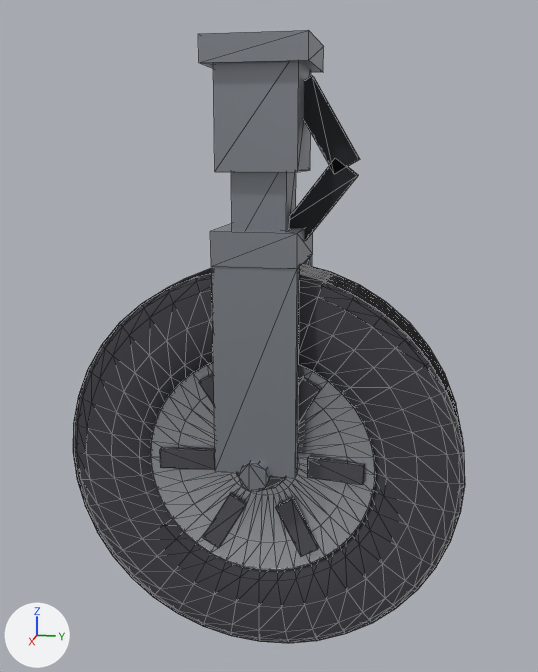
One commit to the glTF model models/wheel_spitfire.glb: the scene before it, then after it.
Camera for both pictures: a 50 mm lens placed at (1.629, 0.318, -0.216), pointed at (0.05, 0.002, -0.611). The axes (+X, +Y, +Z) are drawn at lower left. The lights are the same throughout. The first picture is the older version. Mesh edges are drawn as thin lines. Where no turn or scale is listed for an object, it has been applied to the vertices. Vertices at exactly the same position are counted once.

In view in the first picture: 'Leg', 'Wheel'.
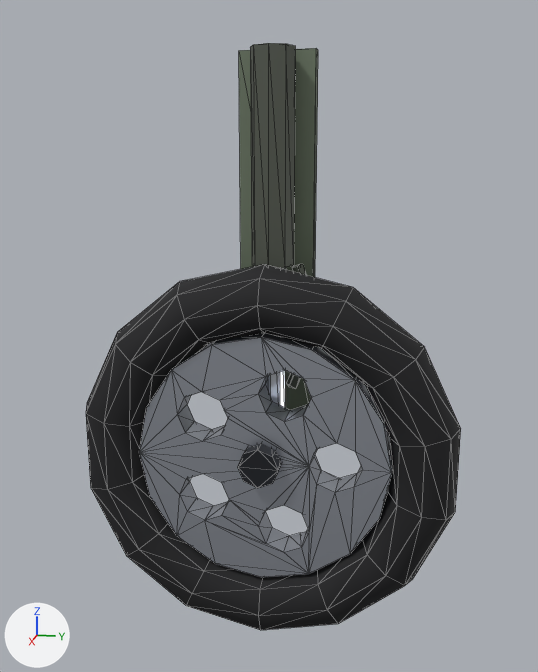
Location of each change, [x1, y1, x2, y2] in pixels of the pictures (538 x 672 px):
'Wheel', reshaped, moved: before [73, 264, 465, 643]; after [86, 264, 461, 630]
'Leg', no longer drawn: before [198, 30, 360, 492]
    faces in mat_strut (grey #999ea6): [198, 30, 324, 492]
    faces in mat_dark (black #1f2126): [290, 76, 360, 241]
'LegMesh', added: after [239, 43, 318, 410]
    faces in mat_gear_strut (dark grey #595e54): [250, 43, 306, 389]
    faces in mat_gear_fairing (grey #737f6b): [239, 48, 318, 410]
    faces in mat_gear_oleo (white #d9dee5): [265, 268, 286, 408]
part 1 of me_wheel_007, added (black): after [86, 264, 461, 630]
part 2 of me_wheel_007, added: after [238, 443, 281, 488]
part 3 of me_wheel_007, rebuilt (35% narrower, 36% shorter): before [73, 264, 465, 643]; after [139, 333, 392, 577]
part 4 of me_wheel_007, deleted: before [150, 362, 375, 570]

The change, as a list of edits to the scene's bpy script:
```text
Change me_wheel_007:
    used by ob_wheel; parent = ob_leg; location = (0.0, 0.0, -0.88)
    remove me_wheel_007.from_pydata(...)  # 1704 vertices, 3004 faces; spans x -0.1..0.069, y -0.435..0.435, z -0.435..0.435
    remove me_wheel_007.materials.append(mat_rubber)  # dark grey #3f3f45
    remove me_wheel_007.materials.append(mat_rim)  # white #dddfe7
    remove me_wheel_007.materials.append(mat_hub)  # grey #6c6c73
    remove me_wheel_007.materials.append(mat_dark)  # black #1f2126
    remove me_wheel_007.materials.append(mat_brake)  # dark grey #57524c
    add me_wheel_007.from_pydata(...)  # 247 vertices, 506 faces; spans x -0.075..0.075, y -0.424..0.424, z -0.435..0.435
    me_wheel_007 part 1: a new loose piece, a torus around x (ring radius 0.36, tube radius 0.075) spanning x -0.075..0.075, y -0.424..0.424, z -0.435..0.435, in mat_gear_rubber (black #19191c)
    me_wheel_007 part 2: a new loose piece, an 8-sided cylinder along x spanning x -0.055..0.075, y -0.045..0.045, z -0.045..0.045, in mat_gear_hub (dark grey #33363b)
    me_wheel_007 part 3: the loose piece of 1120 vertices spanning x -0.069..0.069, y -0.435..0.435, z -0.435..0.435 is rebuilt with 119 vertices and now spans x -0.038..0.038, y -0.285..0.285, z -0.285..0.285, in mat_gear_rim (light grey #b8bdc7)
    me_wheel_007 part 4: 13 loose pieces with 584 vertices, spanning x -0.1..0.064, y -0.25..0.25, z -0.25..0.25, are deleted
    add me_wheel_007.materials.append(mat_gear_rubber)  # black #19191c
    add me_wheel_007.materials.append(mat_gear_rim)  # light grey #b8bdc7
    add me_wheel_007.materials.append(mat_gear_hub)  # dark grey #33363b
Change ob_leg:
    ob_leg: bpy.data.objects.new('Leg', me_leg_007) -> bpy.data.objects.new('Leg', None)
    ob_leg.parent: ob_wheel_spitfire -> ob_pivot_spit
    ob_leg.location: (0.0, 0.0, 0.88) -> (0.0, 0.0, 0.0)
Change ob_wheel:
    ob_wheel.location: (0.0, 0.0, -0.88) -> (0.09, 0.0, -0.88)
Add ob_pivot_spit:
    ob_pivot_spit = bpy.data.objects.new('Pivot_spit', None)
    ob_pivot_spit.parent = ob_root_spit
    ob_pivot_spit.location = (0.0, 0.0, 0.0)
    ob_pivot_spit.rotation_euler = (0.0, 0.00276, 0.0)  # degrees (0, 0.2, 0)
Add ob_root_spit:
    ob_root_spit = bpy.data.objects.new('Root_spit', None)
    ob_root_spit.location = (0.0, 0.0, 0.0)
Add ob_legmesh:
    ob_legmesh = bpy.data.objects.new('LegMesh', me_spitgear_001)  # 72 vertices, 120 faces; spans x -0.083..0.108, y -0.085..0.113, z -0.906..0.0; in mat_gear_strut (dark grey #595e54), mat_gear_oleo (white #d9dee5), mat_gear_hub (dark grey #33363b), mat_gear_fairing (grey #737f6b)
    ob_legmesh.location = (0.0, 0.0, 0.0)
```
